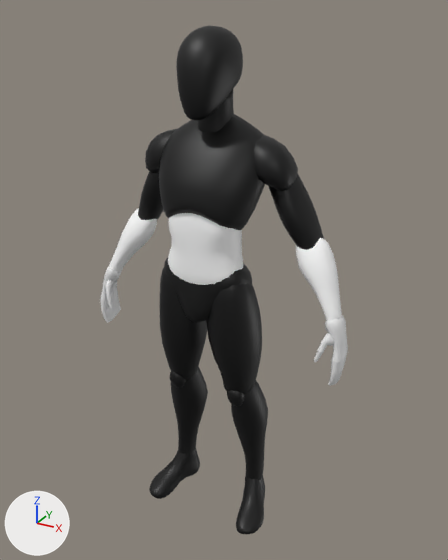
Two versions of the glTF model Assets/Characters/DummyNPC/DummyNPC.glb, one commit apart.
Before and after are seen from a 50 mm camera at (0.566, -0.961, 1.048) aimed at (0.013, 0.044, 0.545). Every picture has the same lights, and +X, +Y and +Z are marked at lower left. The older version comes first. Vertices at exactly the same position are counted once.

Before the edit, the objects in view are built like this:
```python
ob_b_dummy_foor_l = bpy.data.objects.new('B_Dummy_Foor.L', me_mesh_070)
ob_b_dummy_foor_l.location = (0.0, 0.0, 0.0)
ob_b_dummy_foor_r = bpy.data.objects.new('B_Dummy_Foor.R', me_mesh_030)
ob_b_dummy_foor_r.location = (0.0, 0.0, 0.0)
ob_b_dummy_head = bpy.data.objects.new('B_Dummy_Head', me_mesh_066)
ob_b_dummy_head.location = (0.0, 0.0, 0.0)
ob_b_dummy_lowerleg_l = bpy.data.objects.new('B_Dummy_LowerLeg.L', me_mesh_069)
ob_b_dummy_lowerleg_l.location = (0.0, 0.0, 0.0)
ob_b_dummy_lowerleg_r = bpy.data.objects.new('B_Dummy_LowerLeg.R', me_mesh_035)
ob_b_dummy_lowerleg_r.location = (0.0, 0.0, 0.0)
ob_b_dummy_upperarm_l = bpy.data.objects.new('B_Dummy_UpperArm.L', me_mesh_073)
ob_b_dummy_upperarm_l.location = (0.0, 0.0, 0.0)
ob_b_dummy_upperarm_r = bpy.data.objects.new('B_Dummy_UpperArm.R', me_mesh_038)
ob_b_dummy_upperarm_r.location = (0.0, 0.0, 0.0)
ob_b_dummy_upperleg_l = bpy.data.objects.new('B_Dummy_UpperLeg.L', me_mesh_068)
ob_b_dummy_upperleg_l.location = (0.0, 0.0, 0.0)
ob_b_dummy_upperleg_r = bpy.data.objects.new('B_Dummy_UpperLeg.R', me_mesh_011)
ob_b_dummy_upperleg_r.location = (0.0, 0.0, 0.0)
# also in view: 'B_Dummy_Body.003' at (0.0, -0.001, 0.643); 'B_Dummy_LowerArm.R' at (-0.213, 0.058, 0.584); 'B_Dummy_Body' at (0.0, 0.007, 0.555); 'B_Dummy_Body.001' at (0.0, 0.021, 0.79); 'B_Dummy_Palm_L' at (0.26, 0.024, 0.491)
```
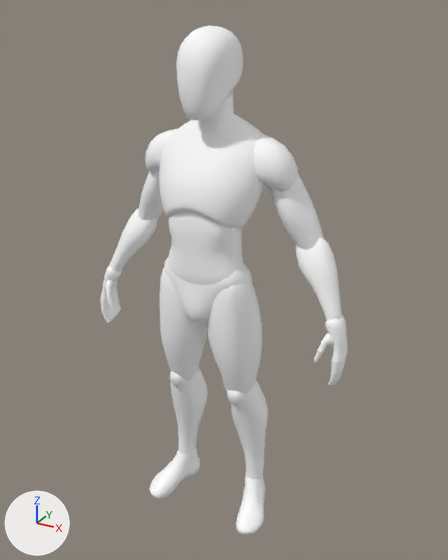
Edits to the bpy script that builds the scene:
```text
Change me_mesh_011:
    where me_mesh_011.from_pydata(...)  # 258 vertices, 512 faces; spans x -0.109..-0.008, y -0.052..0.061, z 0.304..0.59
    me_mesh_011 part 1: 512 faces centred in x -0.109..-0.009, y -0.051..0.061, z 0.306..0.59 are repainted in the vertex colours; the middle colour goes from black #000000 to white #ffffff
Change me_mesh_068:
    where me_mesh_068.from_pydata(...)  # 258 vertices, 512 faces; spans x 0.008..0.109, y -0.052..0.061, z 0.304..0.59
    me_mesh_068 part 2: 512 faces centred in x 0.009..0.109, y -0.051..0.061, z 0.306..0.59 are repainted in the vertex colours; the middle colour goes from black #000000 to white #ffffff
Change me_mesh_038:
    where me_mesh_038.from_pydata(...)  # 260 vertices, 512 faces; spans x -0.213..-0.042, y 0.001..0.101, z 0.611..0.84
    me_mesh_038 part 3: 512 faces centred in x -0.21..-0.043, y 0.002..0.1, z 0.613..0.839 are repainted in the vertex colours; the middle colour goes from black #000000 to white #ffffff
Change me_mesh_073:
    where me_mesh_073.from_pydata(...)  # 260 vertices, 512 faces; spans x 0.042..0.213, y 0.001..0.101, z 0.611..0.84
    me_mesh_073 part 4: 512 faces centred in x 0.043..0.21, y 0.002..0.1, z 0.613..0.839 are repainted in the vertex colours; the middle colour goes from black #000000 to white #ffffff
Change me_mesh_035:
    where me_mesh_035.from_pydata(...)  # 484 vertices, 960 faces; spans x -0.114..-0.038, y -0.026..0.084, z 0.047..0.355
    me_mesh_035 part 5: 960 faces centred in x -0.114..-0.039, y -0.026..0.084, z 0.048..0.355 are repainted in the vertex colours; the middle colour goes from black #000000 to white #ffffff
Change me_mesh_069:
    where me_mesh_069.from_pydata(...)  # 484 vertices, 960 faces; spans x 0.038..0.114, y -0.026..0.084, z 0.047..0.355
    me_mesh_069 part 6: 960 faces centred in x 0.039..0.114, y -0.026..0.084, z 0.048..0.355 are repainted in the vertex colours; the middle colour goes from black #000000 to white #ffffff
Change me_mesh_066:
    where me_mesh_066.from_pydata(...)  # 386 vertices, 768 faces; spans x -0.0484..0.0484, y -0.0523..0.0845, z 0.8708..1.02
    me_mesh_066 part 7: 768 faces centred in x -0.048..0.0482, y -0.0515..0.0838, z 0.8714..1.0191 are repainted in the vertex colours; the middle colour goes from black #000000 to white #ffffff
Change me_mesh_030:
    where me_mesh_030.from_pydata(...)  # 386 vertices, 768 faces; spans x -0.1429..-0.0649, y -0.0618..0.078, z 0.0015..0.1161
    me_mesh_030 part 8: 768 faces centred in x -0.1428..-0.065, y -0.0615..0.0777, z 0.0017..0.1125 are repainted in the vertex colours; the middle colour goes from black #000000 to white #ffffff
Change me_mesh_070:
    where me_mesh_070.from_pydata(...)  # 386 vertices, 768 faces; spans x 0.0649..0.1429, y -0.0618..0.078, z 0.0015..0.1161
    me_mesh_070 part 9: 768 faces centred in x 0.065..0.1428, y -0.0615..0.0777, z 0.0017..0.1125 are repainted in the vertex colours; the middle colour goes from black #000000 to white #ffffff
Change me_mesh_065:
    where me_mesh_065.from_pydata(...)  # 546 vertices, 1084 faces; spans x -0.108..0.108, y -0.061..0.102, z 0.66..0.921
    me_mesh_065 part 10: 1084 faces centred in x -0.107..0.107, y -0.06..0.101, z 0.66..0.92 are repainted in the vertex colours; the middle colour goes from black #000000 to white #ffffff
Change me_mesh_008:
    where me_mesh_008.from_pydata(...)  # 386 vertices, 768 faces; spans x -0.091..0.091, y -0.06..0.074, z 0.484..0.625
    me_mesh_008 part 11: 768 faces centred in x -0.089..0.09, y -0.059..0.074, z 0.485..0.625 are repainted in the vertex colours; the middle colour goes from black #000000 to white #ffffff
```

Boxes (x1, y1, x2, y2) around the edits, measured in the pictures (448 x 560 px):
part 1 of me_mesh_011, recoloured (black to white): (160, 268, 207, 380) in both
part 2 of me_mesh_068, recoloured (black to white): (206, 283, 262, 394) in both
part 3 of me_mesh_038, recoloured (black to white): (138, 129, 177, 220) in both
part 4 of me_mesh_073, recoloured (black to white): (254, 135, 324, 250) in both
part 5 of me_mesh_035, recoloured (black to white): (170, 366, 208, 460) in both
part 6 of me_mesh_069, recoloured (black to white): (227, 381, 268, 480) in both
part 7 of me_mesh_066, recoloured (black to white): (176, 25, 243, 120) in both
part 8 of me_mesh_030, recoloured (black to white): (149, 448, 200, 499) in both
part 9 of me_mesh_070, recoloured (black to white): (236, 476, 265, 534) in both
part 10 of me_mesh_065, recoloured (black to white): (159, 89, 265, 230) in both
part 11 of me_mesh_008, recoloured (black to white): (164, 258, 252, 322) in both
